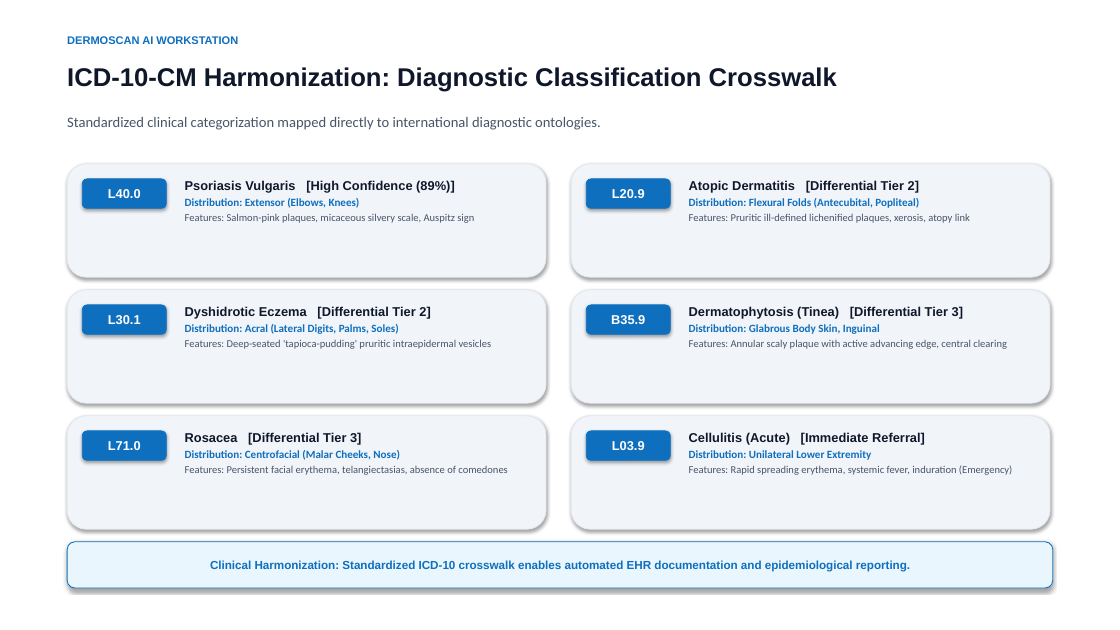
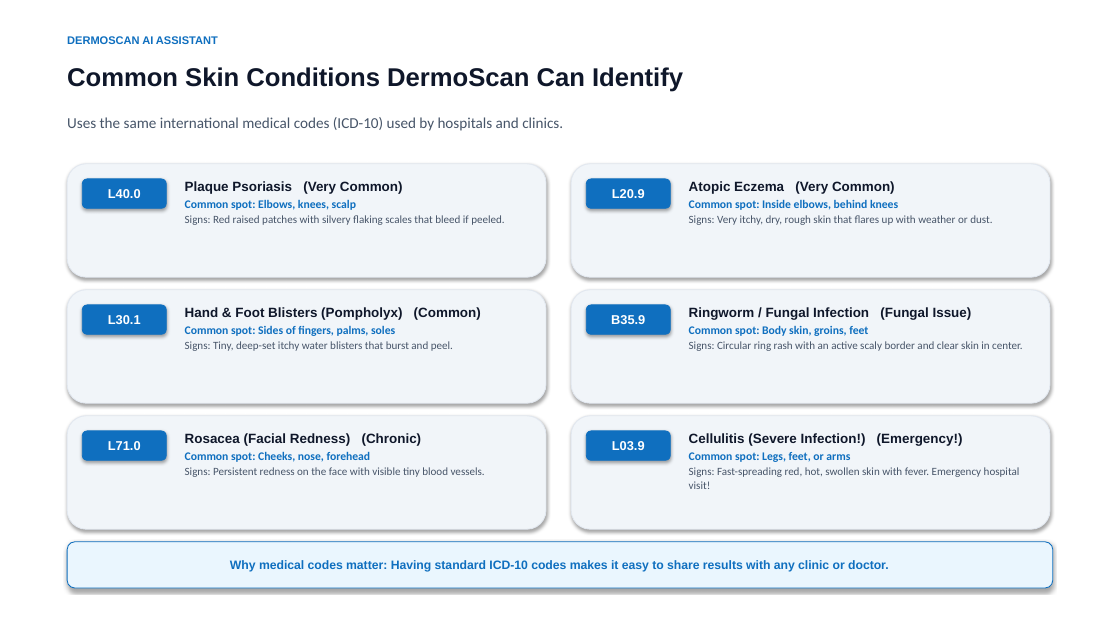
Before and after one commit to vijayesh26/Dermo-Scan-, a slide deck: slide 8 of DERMO_SCAN_PROJECT_PRESENTATION.pptx. Drawn at 1120x630 pixels with LibreOffice and Linux fonts; fonts in the diff are those of the drawing. Boxes give left, top, right and bottom in pixels: in the first picture for what was removed or moved away, otherwise in the second. Text is boxed around its words. In the diff, an @@ line names an element or a change of style, - is before the commit and + after.

Commit message:
Simplify PPT content to clear everyday language

```diff
--- a/DERMO_SCAN_PROJECT_PRESENTATION.pptx
+++ b/DERMO_SCAN_PROJECT_PRESENTATION.pptx
@@ text at (67, 36, 218, 44): text changed @@
-DERMOSCAN AI WORKSTATION
+DERMOSCAN AI ASSISTANT
@@ text at (67, 67, 683, 92): text changed @@
-ICD-10-CM Harmonization: Diagnostic Classification Crosswalk
+Common Skin Conditions DermoScan Can Identify
@@ text at (67, 117, 563, 131): text changed; size 12.5 to 13 pt @@
-Standardized clinical categorization mapped directly to international diagnostic ontologies.
+Uses the same international medical codes (ICD-10) used by hospitals and clinics.
@@ text at (185, 181, 504, 225): text changed; size 9 to 9.5 pt; bold off @@
-Psoriasis Vulgaris [High Confidence (89%)]
-Distribution: Extensor (Elbows, Knees)
-Features: Salmon-pink plaques, micaceous silvery scale, Auspitz sign
+Plaque Psoriasis (Very Common)
+Common spot: Elbows, knees, scalp
+Signs: Red raised patches with silvery flaking scales that bleed if peeled.
@@ text at (689, 199, 992, 225): text changed; size 9 to 9.5 pt @@
-Atopic Dermatitis [Differential Tier 2]
-Distribution: Flexural Folds (Antecubital, Popliteal)
-Features: Pruritic ill-defined lichenified plaques, xerosis, atopy link
+Atopic Eczema (Very Common)
+Common spot: Inside elbows, behind knees
+Signs: Very itchy, dry, rough skin that flares up with weather or dust.
@@ text at (185, 307, 481, 351): text changed; size 9 to 9.5 pt @@
-Dyshidrotic Eczema [Differential Tier 2]
-Distribution: Acral (Lateral Digits, Palms, Soles)
-Features: Deep-seated 'tapioca-pudding' pruritic intraepidermal vesicles
+Hand & Foot Blisters (Pompholyx) (Common)
+Common spot: Sides of fingers, palms, soles
+Signs: Tiny, deep-set itchy water blisters that burst and peel.
@@ text at (689, 307, 1023, 351): text changed; size 9 to 9.5 pt @@
-Dermatophytosis (Tinea) [Differential Tier 3]
-Distribution: Glabrous Body Skin, Inguinal
-Features: Annular scaly plaque with active advancing edge, central clearing
+Ringworm / Fungal Infection (Fungal Issue)
+Common spot: Body skin, groins, feet
+Signs: Circular ring rash with an active scaly border and clear skin in center.
@@ text at (185, 433, 485, 477): text changed; size 9 to 9.5 pt @@
-Rosacea [Differential Tier 3]
-Distribution: Centrofacial (Malar Cheeks, Nose)
-Features: Persistent facial erythema, telangiectasias, absence of comedones
+Rosacea (Facial Redness) (Chronic)
+Common spot: Cheeks, nose, forehead
+Signs: Persistent redness on the face with visible tiny blood vessels.
@@ text at (689, 433, 1020, 489): text changed; size 9 to 9.5 pt; bold off @@
-Cellulitis (Acute) [Immediate Referral]
-Distribution: Unilateral Lower Extremity
-Features: Rapid spreading erythema, systemic fever, induration (Emergency)
+Cellulitis (Severe Infection!) (Emergency!)
+Common spot: Legs, feet, or arms
+Signs: Fast-spreading red, hot, swollen skin with fever. Emergency hospital visit!
@@ text in rounded rectangle at (230, 560, 889, 572): text changed; size 10 to 10.5 pt @@
-Clinical Harmonization: Standardized ICD-10 crosswalk enables automated EHR documentation and epidemiological reporting.
+Why medical codes matter: Having standard ICD-10 codes makes it easy to share results with any clinic or doctor.
```
Also in this commit, not shown: 9 other slides changed, 3 slides added, 3 slides removed, 1 other file.
